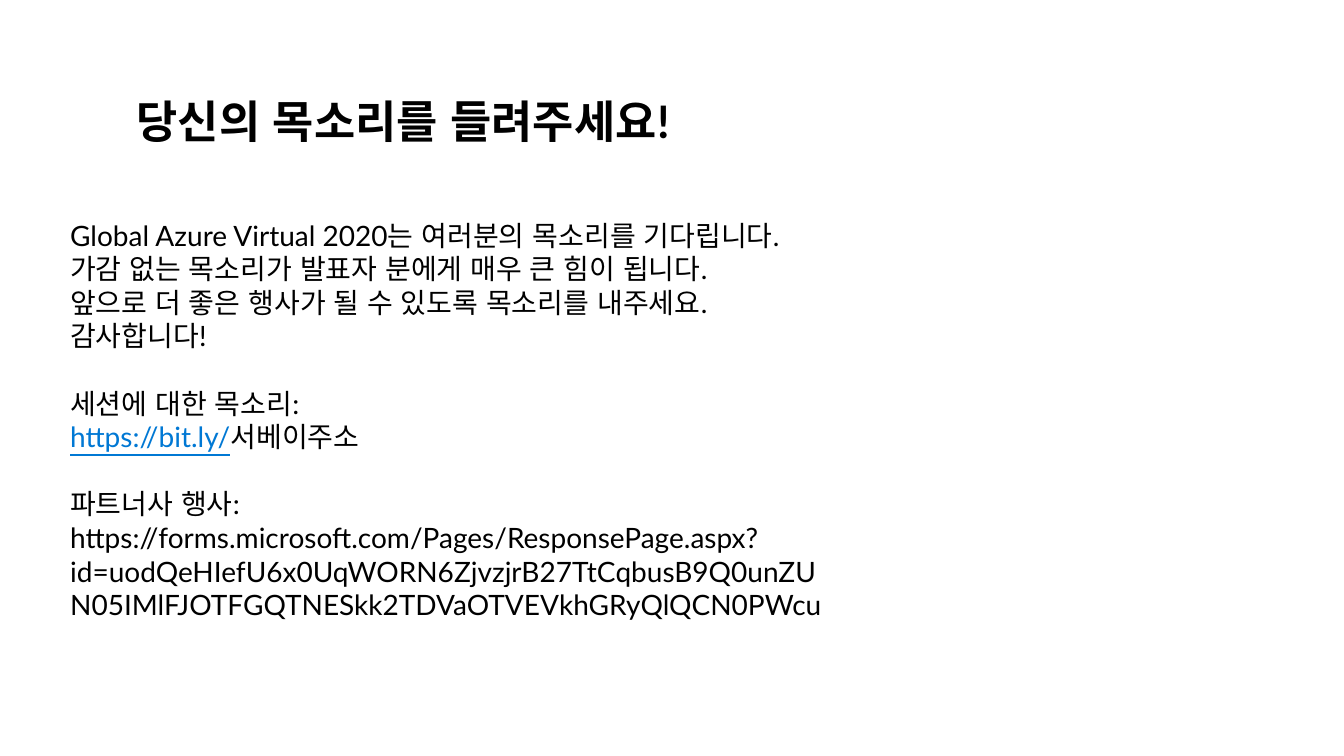
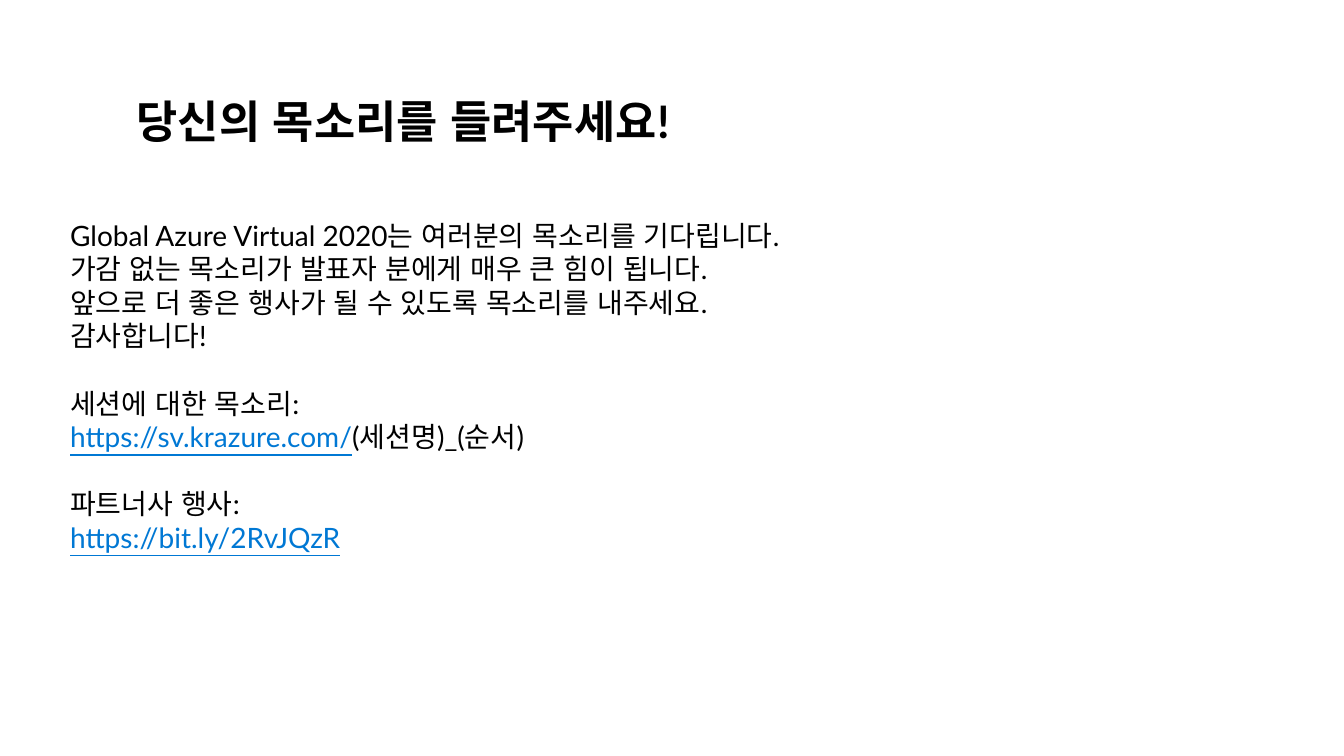
Before and after one commit to krazure/gab2020kr, a slide deck: slide 15 of templates/template-speaker-v0.2.pptx. Drawn at 1344x756 pixels with LibreOffice and Linux fonts; fonts in the diff are those of the drawing; background and template pictures are left out. Boxes give left, top, right and bottom in pixels: in the first picture for what was removed or moved away, otherwise in the second. Text is boxed around its words. In the diff, an @@ line names an element or a change of style, - is before the commit and + after.

```diff
--- a/templates/template-speaker-v0.2.pptx
+++ b/templates/template-speaker-v0.2.pptx
@@ text at <box>70,423,524,452</box>: text changed @@
-https://bit.ly/서베이주소
+https://sv.krazure.com/(세션명)_(순서)
@@ text at <box>70,527,340,553</box>: text changed; text colour #000000 to #0078D4 @@
-https://forms.microsoft.com/Pages/ResponsePage.aspx?id=uodQeHIefU6x0UqWORN6ZjvzjrB27TtCqbusB9Q0unZUN05IMlFJOTFGQTNESkk2TDVaOTVEVkhGRyQlQCN0PWcu
+https://bit.ly/2RvJQzR
```
Also in this commit, not shown: 1 slide added, 1 slide removed, 2 other files.
